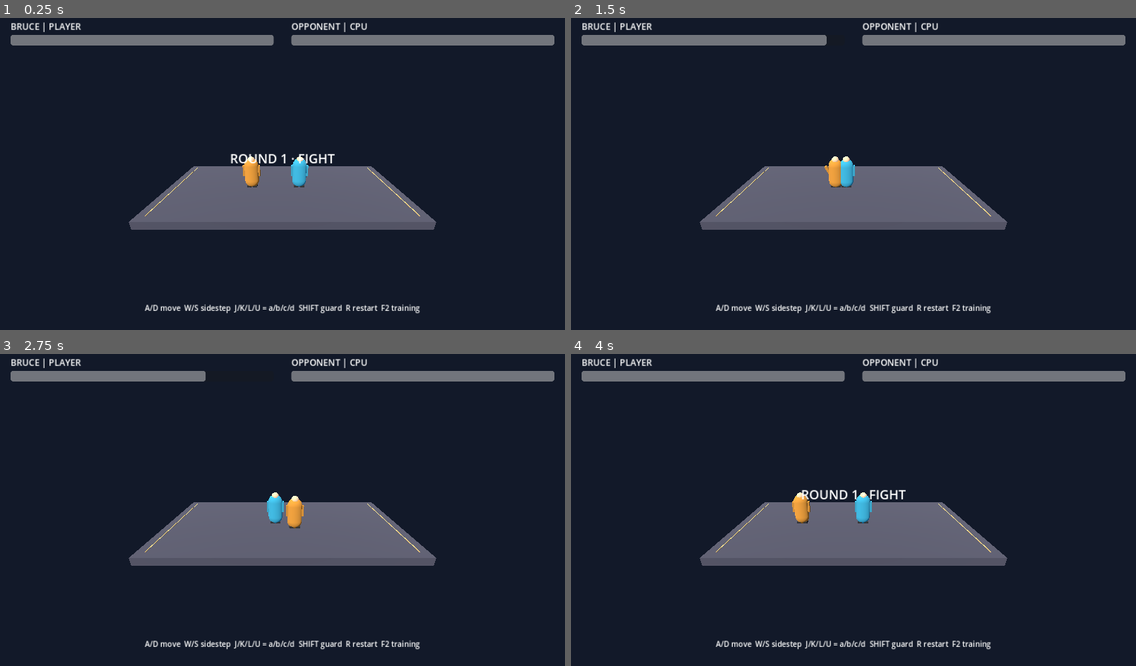
Above: before the commit, frames 1-4 (two rows, left to right).
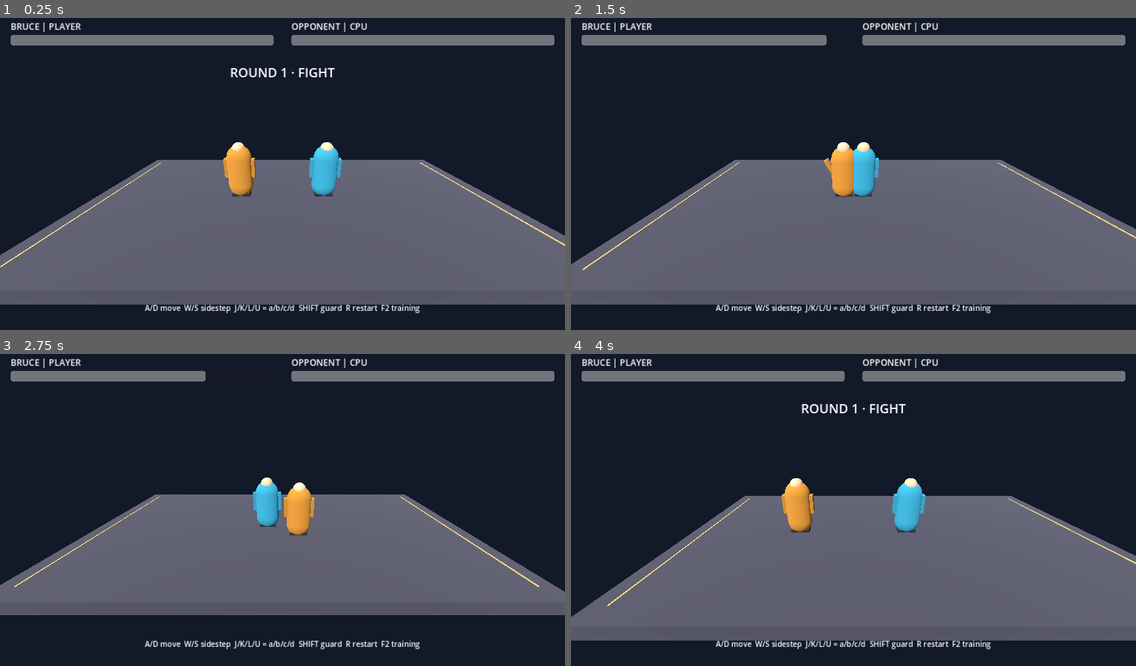
Above: after the commit, the same moments.

Repository: wucong220/brucelee-pc-port
Game: Godot game, scene res://scenes/main.tscn
Two runs of this game, one before a commit and one after it. Both use one fixed random seed, a clock stepped at 60 frames per second and the inputs below.
Inputs:
- Up to frame 1 (0.25 s): no input
- Up to frame 2 (1.5 s): tap Enter at 0.5 s; hold D 0.53-1.28 s; tap 1 at 0.6 s; hold S from 1.28 s (still down); tap 2 at 1.35 s
- Up to frame 3 (2.75 s): release S at 2.03 s; hold D from 2.03 s (still down); tap 3 at 2.1 s
- Up to frame 4 (4 s): release D at 2.78 s; hold W 2.78-3.53 s; tap Shift at 2.85 s; hold A from 3.53 s (still down); tap R at 3.6 s

The runs differ from the first frame. In frame 1, 32% of the frame differs, in the area x 0-100%, y 16-92%; in frame 2, 31%; in frame 3, 22%; in frame 4, 31%.

Commit message:
Frame both fighters with a closer camera

Diff:
--- a/godot/scripts/hud.gd
+++ b/godot/scripts/hud.gd
@@ -34,12 +34,12 @@
     hint = Label.new()
     hint.anchor_left = 0.5
     hint.anchor_right = 0.5
-    hint.anchor_top = 0.50
-    hint.anchor_bottom = 0.50
+    hint.anchor_top = 0.16
+    hint.anchor_bottom = 0.16
     hint.offset_left = -420
     hint.offset_right = 420
-    hint.offset_top = -50
-    hint.offset_bottom = 20
+    hint.offset_top = 0
+    hint.offset_bottom = 50
     hint.horizontal_alignment = HORIZONTAL_ALIGNMENT_CENTER
     hint.add_theme_font_size_override("font_size", 29)
     screen.add_child(hint)
--- a/godot/scripts/main.gd
+++ b/godot/scripts/main.gd
@@ -9,6 +9,7 @@
 var player: PortFighter
 var computer: PortFighter
 var hud: PortHUD
+var fight_camera: Camera3D
 var ai_timer: float = 0.0
 var ai_guard_sequence: int = -1
 var ai_guard_decision: bool = false
@@ -168,11 +169,11 @@
     light.rotation_degrees = Vector3(-52.0, -28.0, 0.0)
     light.light_energy = 1.65
     add_child(light)
-    var camera: Camera3D = Camera3D.new()
-    camera.position = Vector3(0.0, 6.0, 12.5)
-    camera.current = true
-    add_child(camera)
-    camera.look_at(Vector3(0.0, 1.1, 0.0), Vector3.UP)
+    fight_camera = Camera3D.new()
+    fight_camera.position = Vector3(0.0, 6.0, 12.5)
+    fight_camera.current = true
+    add_child(fight_camera)
+    fight_camera.look_at(Vector3(0.0, 1.1, 0.0), Vector3.UP)
     _try_add_local_background()
     _make_floor()
     _make_arena_line(-7.0)
@@ -279,6 +280,23 @@
     ai_guard_decision = false
     notice_timer = 1.2
     hud.show_message("TRAINING · K L L / K U U" if training_mode else "ROUND 1 · FIGHT")
+    _update_fight_camera()
+
+func _process(_delta: float) -> void:
+    _update_fight_camera()
+
+func _update_fight_camera() -> void:
+    if (not is_instance_valid(fight_camera) or not is_instance_valid(player)
+            or not is_instance_valid(computer)):
+        return
+    var center: Vector3 = (player.global_position + computer.global_position) * 0.5
+    var x_separation: float = absf(player.global_position.x - computer.global_position.x)
+    var z_separation: float = absf(player.global_position.z - computer.global_position.z)
+    # These are prototype framing choices, not measurements of the original camera.
+    var distance: float = 7.0 + maxf(0.0, x_separation - 6.0) * 0.5 + z_separation * 0.65
+    var target: Vector3 = Vector3(center.x, 1.0, center.z)
+    fight_camera.global_position = target + Vector3(0.0, distance * 0.42, distance)
+    fight_camera.look_at(target, Vector3.UP)
 
 func _physics_process(delta: float) -> void:
     if hud == null:
--- /dev/null
+++ b/godot/tests/validate_fight_camera.gd
@@ -0,0 +1,77 @@
+extends SceneTree
+## Validate prototype framing at arena extremes; this is not original-camera evidence.
+
+func _initialize() -> void:
+    call_deferred("_run")
+
+func _run() -> void:
+    var scene: Node = load("res://scenes/main.tscn").instantiate()
+    root.add_child(scene)
+    current_scene = scene
+    scene.set_process(false)
+    scene.set_physics_process(false)
+    var player: PortFighter = scene.get("player")
+    var opponent: PortFighter = scene.get("computer")
+    player.set_physics_process(false)
+    opponent.set_physics_process(false)
+    var camera: Camera3D = scene.get("fight_camera")
+    await process_frame
+    var viewport_size: Vector2 = root.get_visible_rect().size
+    if viewport_size.x < 1.0 or viewport_size.y < 1.0:
+        push_error("Camera test has no viewport size")
+        quit(1)
+        return
+    var cases: Array = [
+        [Vector3(-0.25, 1.2, 0.0), Vector3(0.25, 1.2, 0.0)],
+        [Vector3(-2.0, 1.2, 0.0), Vector3(2.0, 1.2, 0.0)],
+        [Vector3(-6.8, 1.2, -3.0), Vector3(6.8, 1.2, 3.0)],
+        [Vector3(6.8, 1.2, -3.0), Vector3(-6.8, 1.2, 3.0)],
+        [Vector3(6.8, 1.2, 3.0), Vector3(6.3, 1.2, 3.0)],
+        [Vector3(-6.8, 1.2, -3.0), Vector3(-6.3, 1.2, -3.0)],
+    ]
+    var tested_viewports: Array[Vector2] = []
+    for window_size: Vector2i in [Vector2i(1280, 720), Vector2i(800, 600)]:
+        root.size = window_size
+        root.content_scale_size = window_size
+        await process_frame
+        viewport_size = root.get_visible_rect().size
+        tested_viewports.append(viewport_size)
+        for pair: Array in cases:
+            player.global_position = pair[0]
+            opponent.global_position = pair[1]
+            scene._update_fight_camera()
+            for fighter_position: Vector3 in pair:
+                for x_offset: float in [-0.85, 0.85]:
+                    for height: float in [0.0, 2.2]:
+                        var point: Vector3 = Vector3(
+                            fighter_position.x + x_offset, height, fighter_position.z
+                        )
+                        var projected: Vector2 = camera.unproject_position(point)
+                        if (camera.is_position_behind(point)
+                                or projected.x < viewport_size.x * 0.05
+                                or projected.x > viewport_size.x * 0.95
+                                or projected.y < viewport_size.y * 0.10
+                                or projected.y > viewport_size.y * 0.90):
+                            push_error("Fighter outside camera margin: %s -> %s, viewport %s"
+                                    % [point, projected, viewport_size])
+                            quit(1)
+                            return
+    player.global_position = Vector3(-0.25, 1.2, 0.0)
+    opponent.global_position = Vector3(0.25, 1.2, 0.0)
+    scene._update_fight_camera()
+    var feet: Vector3 = Vector3(0.0, 0.0, 0.0)
+    var head: Vector3 = Vector3(0.0, 1.8, 0.0)
+    var current_height: float = camera.unproject_position(feet).distance_to(
+        camera.unproject_position(head)
+    )
+    camera.global_position = Vector3(0.0, 6.0, 12.5)
+    camera.look_at(Vector3(0.0, 1.1, 0.0), Vector3.UP)
+    var old_height: float = camera.unproject_position(feet).distance_to(
+        camera.unproject_position(head)
+    )
+    if current_height < old_height * 1.5:
+        push_error("Close-range camera did not improve character visibility")
+        quit(1)
+        return
+    print("FIGHT_CAMERA_VALIDATION=passed viewports=" + str(tested_viewports))
+    quit(0)
Not shown, added: godot/tests/validate_fight_camera.gd.uid
Not shown, changed: docs/CANDIDATE_INTEGRATION.md
